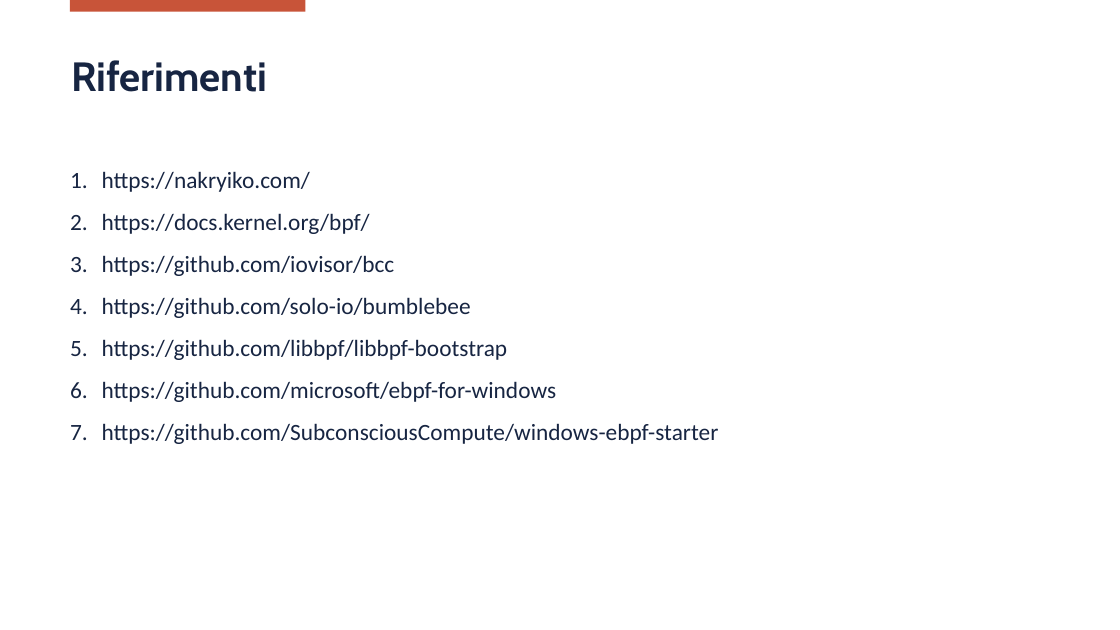
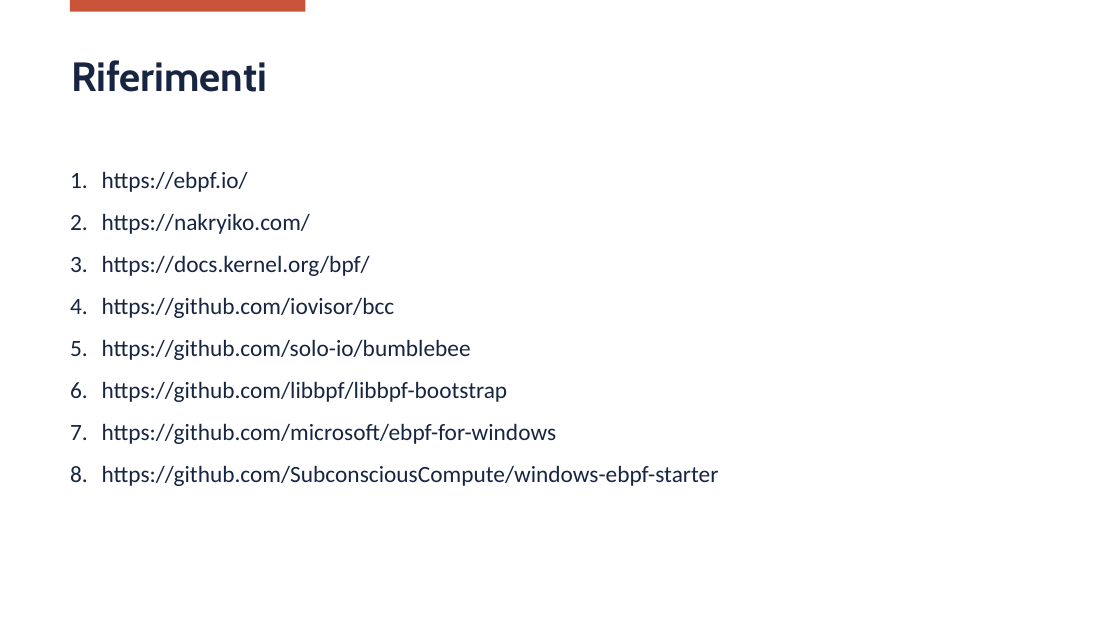
Before and after one commit to Matteo-Locatelli/master_thesis, a slide deck: slide 22 of presentation_ita/Presentation.pptx. Drawn at 1120x630 pixels with LibreOffice and Linux fonts; fonts in the diff are those of the drawing; background and template pictures are left out. Boxes give left, top, right and bottom in pixels: in the first picture for what was removed or moved away, otherwise in the second. Text is boxed around its words. In the diff, an @@ line names an element or a change of style, - is before the commit and + after.

```diff
--- a/presentation_ita/Presentation.pptx
+++ b/presentation_ita/Presentation.pptx
@@ text at bbox=[102, 171, 248, 192]: paragraph added @@
+1. https://ebpf.io/
```
Also in this commit, not shown: 7 other slides changed, 2 other files.
